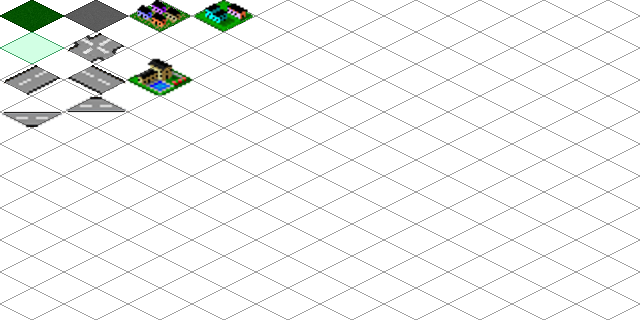
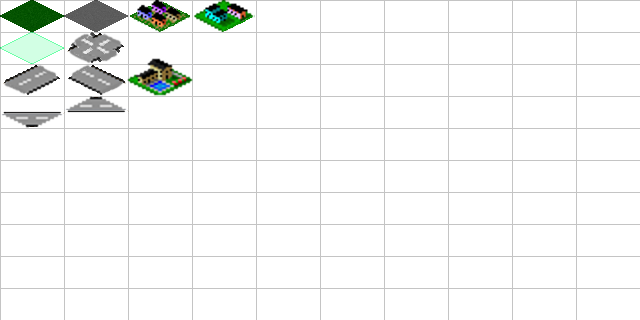
Before/after of a 640 x 320 layered artwork. What changed in the layer stack:
hid "Guide" over [0, 0, 640, 320]
showed "Grid" over [0, 0, 640, 320]
painted on "Tile12" over [68, 32, 122, 64]
painted on "Tile10" over [71, 64, 123, 95]
painted on "Tile8" over [3, 64, 57, 95]
